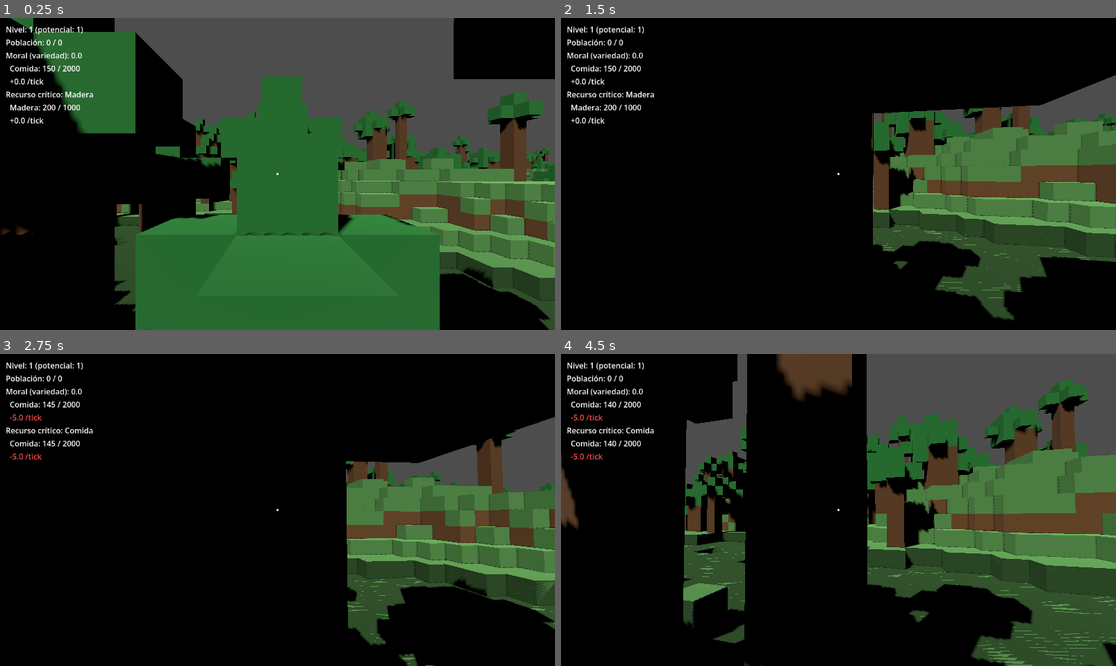
Above: before the commit, frames 1-4 (two rows, left to right).
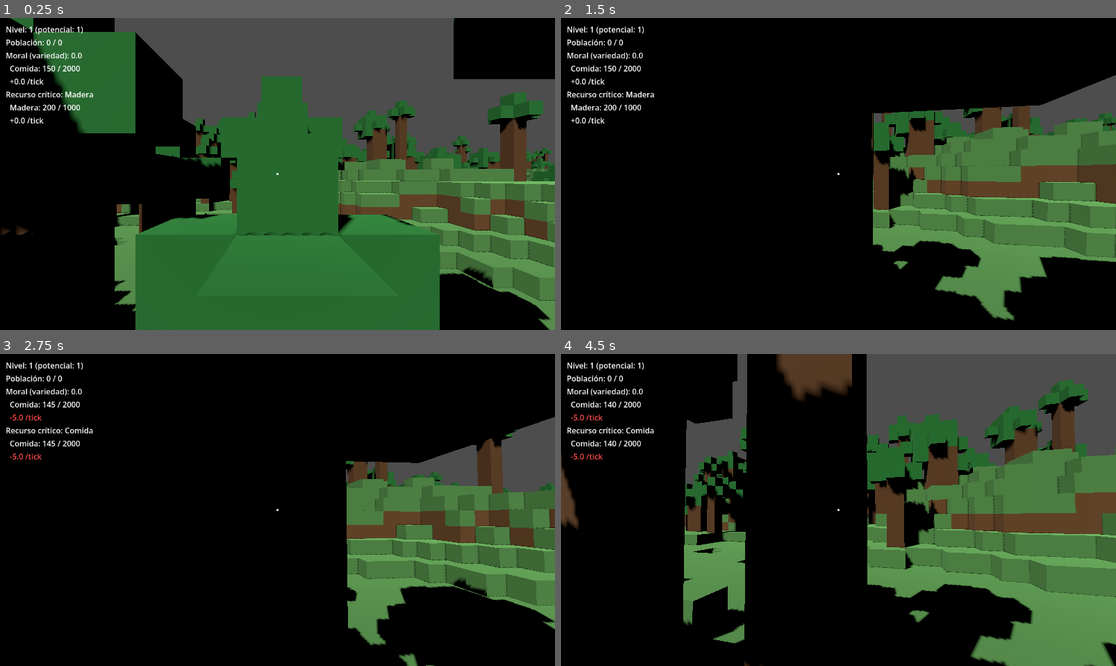
Above: after the commit, the same moments.

Repository: gigalipa/craft-to-nation
Game: Godot game, scene res://scenes/Main.tscn
Same seed, same stepped clock (60 frames per second), same inputs: the game is played once before the commit and once after it.
Inputs (mouse positions are in pixels of both pictures, inside the frame that each line leads up to):
- Up to frame 1 (0.25 s): no input
- Up to frame 2 (1.5 s): tap Enter at 0.5 s; move the mouse to (866, 174) at 0.52 s; hold Shift 0.53-1.28 s; hold W from 0.53 s (still down); click (866, 174) at 0.67 s; tap Space at 0.77 s; move the mouse to (810, 174) at 1.27 s; tap Ctrl at 1.35 s
- Up to frame 3 (2.75 s): keep holding W; tap Space at 1.52 s; move the mouse to (288, 503) at 2.02 s; hold Q from 2.03 s (still down)
- Up to frame 4 (4.5 s): keep holding W; tap Space at 2.75, 3.02, 3.77 s; move the mouse to (832, 516) at 2.77 s; release Q at 2.78 s; tap E at 2.85 s; click (832, 516) at 2.92 s; move the mouse to (877, 513) at 3.52 s; tap 1 at 3.6 s; move the mouse to (794, 506) at 4.27 s; tap 2 at 4.35 s

The runs differ from the first frame. In frame 1, 2.7% of the frame differs, in the area x 20-100%, y 62-100%; in frame 2, 6.3%; in frame 3, 4.2%; in frame 4, 11%, in the area x 22-100%, y 55-100%.

Commit message:
fix: omitir también la cara translúcida contra un bloque sólido (evita z-fighting)
Bug real, reportado jugando en vivo tras el fix anterior: al desaparecer
los paneles internos entre bloques translúcidos del mismo tipo, se hizo
evidente un efecto de parpadeo/moiré en las caras translúcidas que tocan
un bloque sólido — esa cara queda exactamente coincidente con la propia
cara opaca del sólido (que ya cubre esa unión por completo), así que
dibujarla ahí es puro z-fighting sin aportar nada visible.

_cara_visible() ahora omite la cara en dos casos: vecino del MISMO tipo
translúcido (regla original), o vecino SÓLIDO (ocupado y no translúcido).
Sigue dibujando contra aire vacío y contra un tipo translúcido DISTINTO
(p. ej. agua junto a ventana), donde no hay geometría opaca que la
reemplace.

TEST 3 y TEST 6 actualizados a la nueva regla (agua junto a pared pasa de
6 a 5 caras). 7/7, 37/37, 30/30 pasan; Main.tscn carga limpio.

Co-Authored-By: Claude Sonnet 5 <noreply@anthropic.com>
Claude-Session: https://claude.ai/code/session_01SJTyjZex75AFX3j4vFf7i6

Diff:
--- a/godot/scripts/TranslucidosRenderer.gd
+++ b/godot/scripts/TranslucidosRenderer.gd
@@ -61,11 +61,22 @@
 
 ## true si debe dibujarse la cara entre una celda de tipo "tipo_propio" (uno
 ## de VoxelWorld.TIPOS_TRANSLUCIDOS) y su vecino de tipo "tipo_vecino" ("" si
-## el vecino está vacío). Se omite ÚNICAMENTE cuando ambos lados son del
-## MISMO tipo translúcido — cualquier otra combinación (aire, sólido, u otro
-## tipo translúcido distinto) sí se dibuja.
+## el vecino está vacío). Se omite en dos casos: (a) el vecino es del MISMO
+## tipo translúcido (cara interna de un mismo cuerpo de agua/pared de
+## ventanas — el bug original), y (b) el vecino es un bloque SÓLIDO (ocupado
+## y no translúcido) — bug real, encontrado jugando en vivo tras el primer
+## fix: la cara del agua contra una pared queda exactamente coincidente con
+## la propia cara opaca de la pared (que ya cubre esa unión por completo),
+## así que dibujarla solo produce parpadeo/moiré (z-fighting) sin aportar
+## nada visible. Sigue dibujándose contra aire vacío y contra un tipo
+## translúcido DISTINTO (p. ej. agua junto a ventana) — ahí no hay geometría
+## opaca que la reemplace.
 static func _cara_visible(tipo_propio: String, tipo_vecino: String) -> bool:
-	return tipo_vecino != tipo_propio
+	if tipo_vecino == tipo_propio:
+		return false
+	if tipo_vecino != "" and not VoxelWorld.TIPOS_TRANSLUCIDOS.has(tipo_vecino):
+		return false
+	return true
 
 
 ## Las 4 esquinas (orden CCW visto desde "direccion") de la cara de un cubo
--- a/godot/scripts/TranslucidosRendererTest.gd
+++ b/godot/scripts/TranslucidosRendererTest.gd
@@ -74,14 +74,15 @@
 	assert(TranslucidosRendererScript._chunk_de(Vector3i(-CS - 1, 0, 0)) == Vector3i(-2, 0, 0))
 	print("OK: _chunk_de() da la misma clave dentro de un chunk, cambia al cruzar el borde, y respeta coordenadas negativas.")
 
-	print("\n=== TEST 3: _cara_visible() solo oculta la cara entre dos celdas del MISMO tipo translúcido ===")
+	print("\n=== TEST 3: _cara_visible() oculta la cara contra el MISMO tipo translúcido y contra cualquier bloque SÓLIDO ===")
 	assert(TranslucidosRendererScript._cara_visible("agua", "agua") == false)
 	assert(TranslucidosRendererScript._cara_visible("ventana", "ventana") == false)
+	assert(TranslucidosRendererScript._cara_visible("agua", "pared") == false, "un vecino sólido ya cubre esa unión con su propia cara opaca — dibujar la del agua ahí solo produce z-fighting")
+	assert(TranslucidosRendererScript._cara_visible("ventana", "piedra") == false)
 	assert(TranslucidosRendererScript._cara_visible("agua", "") == true)
-	assert(TranslucidosRendererScript._cara_visible("agua", "ventana") == true)
-	assert(TranslucidosRendererScript._cara_visible("agua", "pared") == true)
 	assert(TranslucidosRendererScript._cara_visible("ventana", "") == true)
-	print("OK: _cara_visible() oculta agua-agua y ventana-ventana; cualquier otra combinación se dibuja.")
+	assert(TranslucidosRendererScript._cara_visible("agua", "ventana") == true, "dos tipos translúcidos DISTINTOS no tienen geometría opaca que reemplace la cara — sí se dibuja")
+	print("OK: _cara_visible() oculta agua-agua, ventana-ventana, y cualquier cara contra un sólido; solo se dibuja contra aire o un tipo translúcido distinto.")
 
 	print("\n=== TEST 4: _esquinas_cara() da 4 esquinas en sentido CCW visto desde la dirección de la cara ===")
 	for direccion: Vector3i in [
@@ -120,7 +121,7 @@
 	assert(conteo_vertices_t5 == 10 * 6, "dos celdas de agua adyacentes deben exponer 10 caras (60 vértices), no 12 (72)")
 	print("OK: reconstruir_todo() omite exactamente la cara compartida entre dos celdas de agua adyacentes.")
 
-	print("\n=== TEST 6: una celda de agua junto a un bloque sólido SÍ dibuja esa cara ===")
+	print("\n=== TEST 6: una celda de agua junto a un bloque sólido OMITE esa cara (la pared ya la cubre, evita z-fighting) ===")
 	var mundo_t6: Node = VoxelWorld.new()
 	mundo_t6.mesh_library = load("res://assets/BlockLibrary.res")
 	mundo_t6.cell_size = Vector3.ONE * 1.0
@@ -134,18 +135,18 @@
 	var chunk_t6: Vector3i = TranslucidosRendererScript._chunk_de(Vector3i(0, 0, 0))
 	var instancia_t6: MeshInstance3D = render_t6._mesh_por_chunk["agua"][chunk_t6]
 	var conteo_vertices_t6: int = instancia_t6.mesh.surface_get_arrays(0)[Mesh.ARRAY_VERTEX].size()
-	assert(conteo_vertices_t6 == 6 * 6, "una celda de agua sola (junto a un sólido, no otra agua) debe exponer sus 6 caras completas")
+	assert(conteo_vertices_t6 == 5 * 6, "una celda de agua junto a un sólido debe exponer solo 5 caras (omite la que comparte con la pared)")
 	# El único bloque "agua" de este chunk está en la celda (0,0,0), que por
 	# convención (misma que CamaraCenital.gd/ZonaOverlay.gd: DESF := 0.5
 	# recentra la esquina al centro) ocupa el rango de mundo [0,1] en cada
 	# eje — NO [-0.5, 0.5]. Esto pin-ea la POSICIÓN real de la geometría, no
 	# solo su conteo: un desfase global de media celda (el bug real que
-	# motivó este fix) no cambia el conteo de vértices pero sí los saca de
-	# este rango.
+	# motivó el fix anterior) no cambia el conteo de vértices pero sí los
+	# saca de este rango.
 	var vertices_t6: PackedVector3Array = instancia_t6.mesh.surface_get_arrays(0)[Mesh.ARRAY_VERTEX]
 	for v: Vector3 in vertices_t6:
 		assert(v.x >= 0.0 and v.x <= 1.0 and v.y >= 0.0 and v.y <= 1.0 and v.z >= 0.0 and v.z <= 1.0, "cada vértice de la celda de agua (0,0,0) debe caer en [0,1] por eje, dio %s" % v)
-	print("OK: una celda de agua junto a un bloque sólido dibuja las 6 caras completas (la pared no es del mismo tipo translúcido), en el rango de mundo correcto (celda N ocupa [N, N+1]).")
+	print("OK: una celda de agua junto a un bloque sólido omite la cara compartida (5 caras, no 6), en el rango de mundo correcto (celda N ocupa [N, N+1]).")
 
 	print("\n=== TEST 7: la reconstrucción incremental (señal) converge al mismo resultado que reconstruir_todo() ===")
 	var mundo_t7: Node = VoxelWorld.new()
